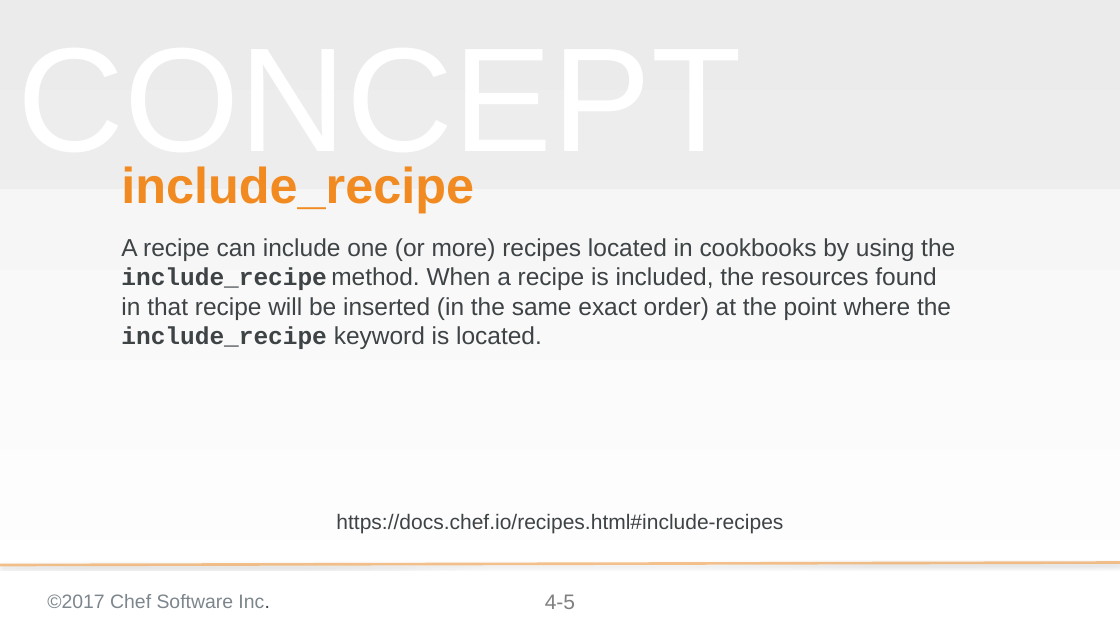
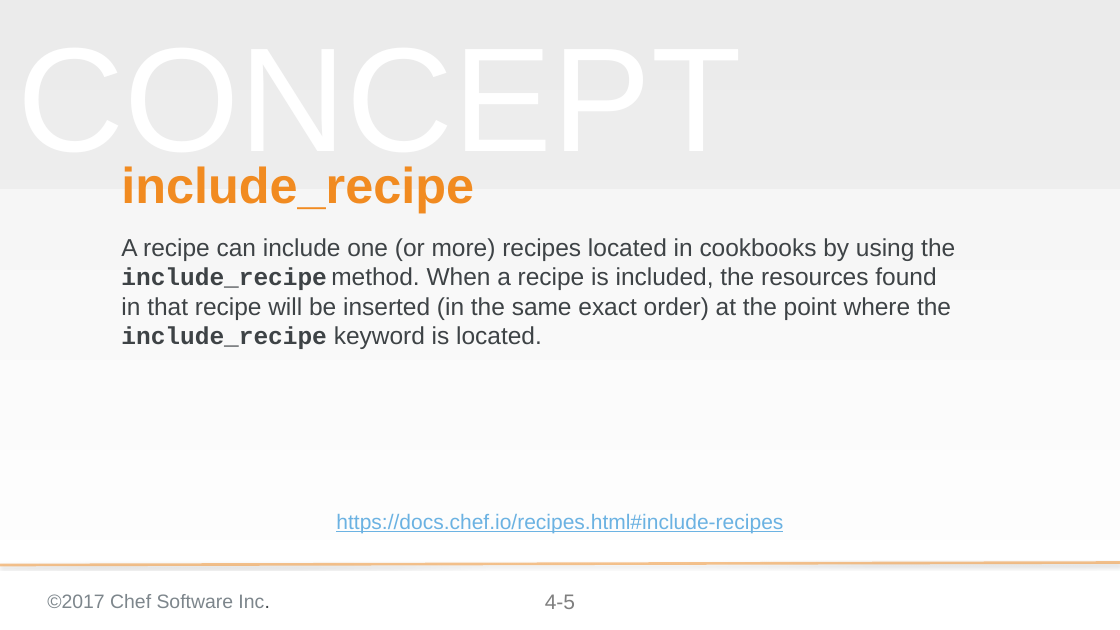
Before and after one commit to ericheiser/chef-intermediate, a slide deck: slide 5 of 04-refactoring_cookbooks_with_tests.pptx. Drawn at 1120x630 pixels with LibreOffice and Linux fonts; fonts in the diff are those of the drawing; background and template pictures are left out. Boxes give left, top, right and bottom in pixels: in the first picture for what was removed or moved away, otherwise in the second. Text is boxed around its words. In the diff, an @@ line names an element or a change of style, - is before the commit and + after.

```diff
--- a/04-refactoring_cookbooks_with_tests.pptx
+++ b/04-refactoring_cookbooks_with_tests.pptx
@@ text "https://docs.chef.io/recipes.html#include-recipes" at [336,514,783,533]: text colour #3E4346 to #6BB2E2, underline on @@
```
Also in this commit, not shown: 1 other slide changed.
